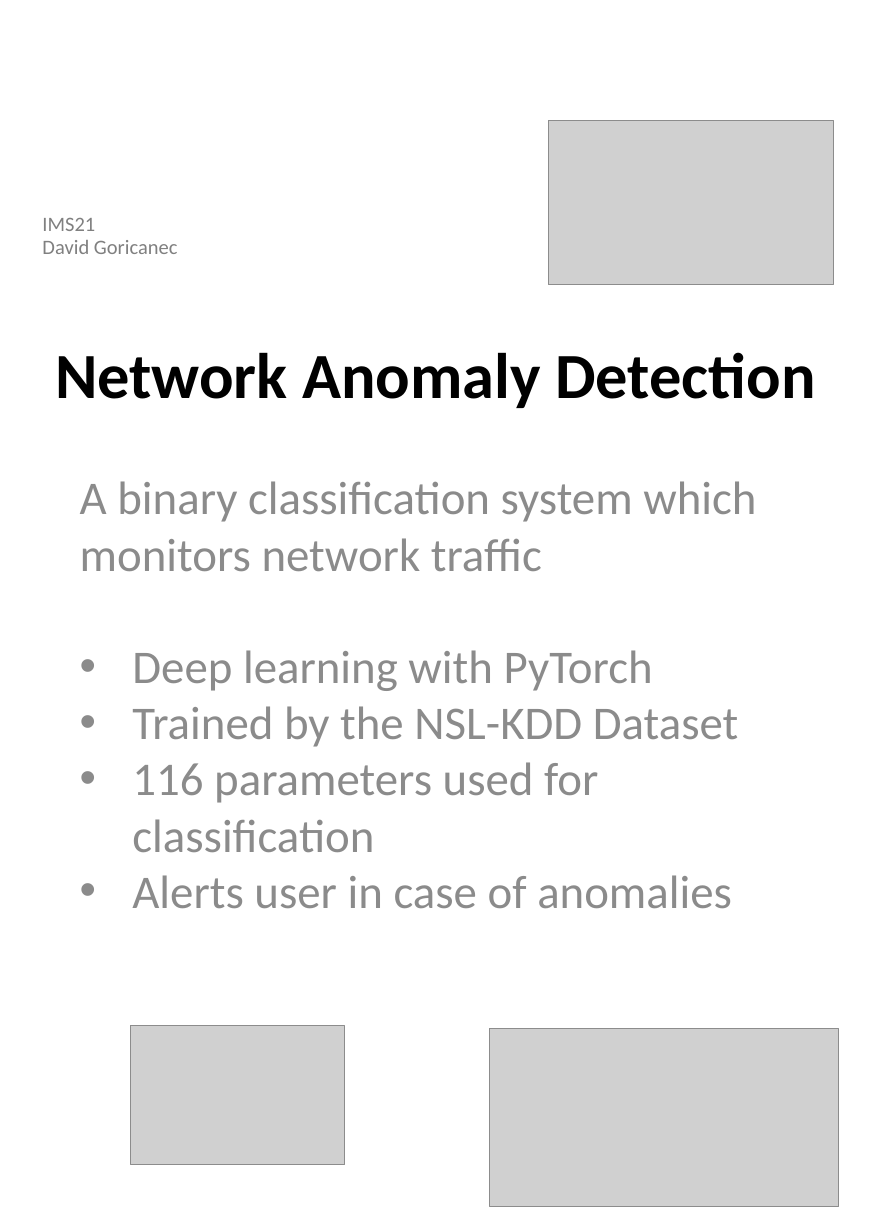
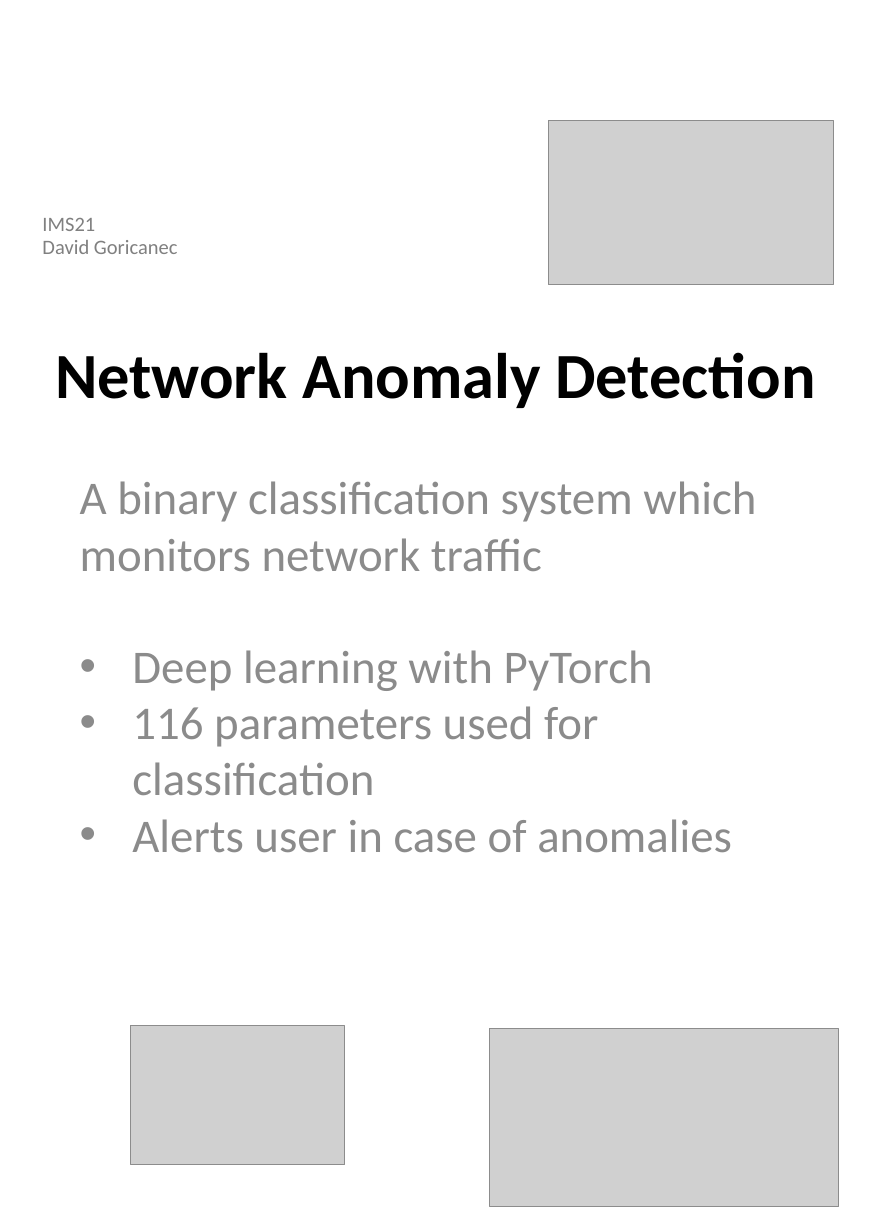
Before and after one commit to DavidGoricanec/Network_Anomaly_Detection, a slide deck: slide 1 of Plakat.pptx. Drawn at 872x1232 pixels with LibreOffice and Linux fonts; fonts in the diff are those of the drawing; grey boxes stand for pictures; background and template pictures are left out. Boxes give left, top, right and bottom in pixels: in the first picture for what was removed or moved away, otherwise in the second. Text is boxed around its words. In the diff, an @@ line names an element or a change of style, - is before the commit and + after.

```diff
--- a/Plakat.pptx
+++ b/Plakat.pptx
@@ subtitle at [132, 706, 739, 747]: paragraph removed @@
-• Trained by the NSL-KDD Dataset
```
Also in this commit, not shown: 5 other files.
